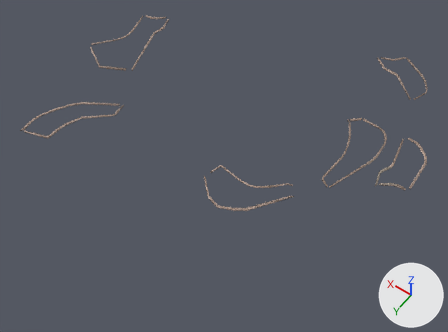
The FBX model Assets/_Graphs/Meshs/Wall/BordureAll.fbx, before and after one commit.
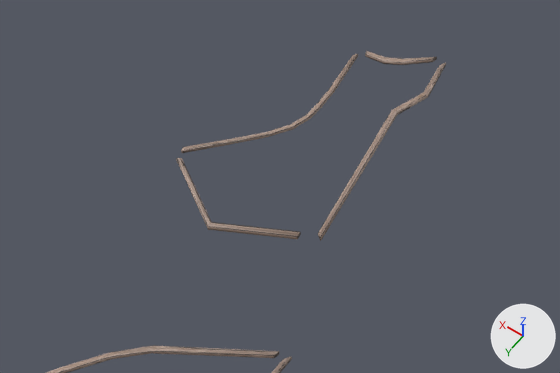
The first picture shows the older version from a 50 mm lens placed at (-46.1, 76.2, 93.9), pointed at (0.2, 11.4, -8.0). The close-ups show both versions on the part from 8% to 45% of the width and 0% to 33% of the height of that picture; other places that the commit changed are outside them. Arrows for +X, +Y and +Z are at lower right; the lights stay in place.

The scene before the commit, as lines of its bpy script (objects in view):
```python
me_mesh_013 = bpy.data.meshes.new('Mesh.013')
me_mesh_013.from_pydata(...)  # 16 vertices, 14 faces; spans x 33.31..37.72, y -11.74..-9.06, z 0.07..0.33
me_mesh_013.materials.append(mat_bordure)  # picture img_defaultmaterial_base_color_png
me_mesh_015 = bpy.data.meshes.new('Mesh.015')
me_mesh_015.from_pydata(...)  # 20 vertices, 18 faces; spans x 28.0..32.6, y -11.7..6.8, z 0.0..0.4
me_mesh_015.materials.append(mat_bordure)  # picture img_defaultmaterial_base_color_png
me_mesh_016 = bpy.data.meshes.new('Mesh.016')
me_mesh_016.from_pydata(...)  # 12 vertices, 10 faces; spans x 29.31..40.86, y 6.22..10.18, z 0.0..0.35
me_mesh_016.materials.append(mat_bordure)  # picture img_defaultmaterial_base_color_png
ob_borduremont01_006 = bpy.data.objects.new('BordureMont01.006', me_mesh_013)
ob_borduremont01_006.location = (0.0, 0.0, 0.0)
ob_borduremont01bis_003 = bpy.data.objects.new('BordureMont01bis.003', me_mesh_015)
ob_borduremont01bis_003.location = (0.0, 0.0, 0.0)
ob_borduremont01bis_004 = bpy.data.objects.new('BordureMont01bis.004', me_mesh_016)
ob_borduremont01bis_004.location = (0.0, 0.0, 0.0)
# also in view: 'BordureMont01.007' at (38.8, -1.6, 0.1); 'BordureMont01' at (29.4, 24.4, 0.2)
```
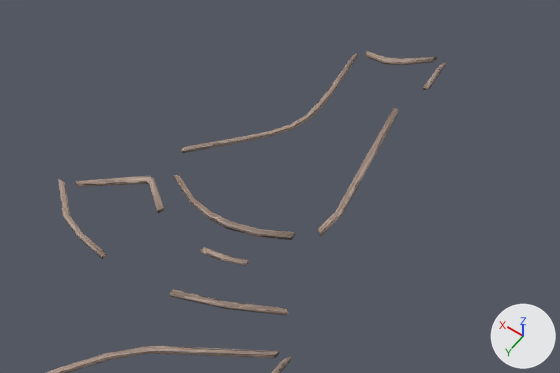
What differs and where, as boxes (x1, y1, x2, y2) in the close-ups (560 x 373 px):
'BordureMont01bis.003', reshaped
    before: (318, 62, 446, 241)
    after: (317, 62, 446, 237)
'BordureMont01bis.004', reshaped (20% shorter)
    before: (176, 158, 301, 239)
    after: (174, 175, 295, 240)
'BordureMont01.002', added (brown)
    after: (170, 289, 289, 316)
'BordureMont01bis.001', added (beige)
    after: (75, 176, 165, 213)
'BordureMont01.001', added (beige)
    after: (58, 179, 107, 259)
'BordureMont01bis.002', added
    after: (200, 247, 249, 266)

What the commit changed:
Material 'Bordure.003' (mat_bordure_003) is new.
Its texture is img_defaultmaterial_base_color_png.
me_mesh_015 is used by ob_borduremont01bis_003; location (0.0, 0.0, 0.0).
me_mesh_015 had 20 vertices, 18 faces and spanned x 28.0..32.6, y -11.7..6.8, z 0.0..0.4.
me_mesh_015 now has 20 vertices, 16 faces and spans x 28.3..32.6, y -11.7..6.5, z 0.0..0.4.
Part 2, on me_mesh_015:
16 vertices are removed from x 28.0..32.3, y -8.9..6.8, z 0.0..0.4.
17 faces are deleted.
16 vertices are added at x 28.3..32.4, y -9.0..6.5, z 0.0..0.4.
15 new faces join them.
me_mesh_016 is used by ob_borduremont01bis_004; location (0.0, 0.0, 0.0).
me_mesh_016 had 12 vertices, 10 faces and spanned x 29.31..40.86, y 6.22..10.18, z 0.0..0.35.
me_mesh_016 now has 24 vertices, 22 faces and spans x 29.57..39.82, y 7.34..9.44, z -0.09..0.35.
me_mesh_016 part 1: the whole mesh is rebuilt.
Mesh me_mesh_025 is new.
It has 12 vertices, 10 faces and spans x 25.43..32.87, y 12.54..15.87, z -0.3..-0.02.
It uses material mat_bordure_003 (picture img_defaultmaterial_base_color_png).
Mesh me_mesh_024 is new.
It has 16 vertices, 14 faces and spans x 38.43..46.0, y 12.28..15.93, z -0.24..0.0.
It uses material mat_bordure_003 (picture img_defaultmaterial_base_color_png).
Mesh me_mesh_026 is new.
It has 12 vertices, 10 faces and spans x 30.64..33.74, y 10.73..11.88, z -0.26..0.0.
It uses material mat_bordure_003 (picture img_defaultmaterial_base_color_png).
Mesh me_mesh_023 is new.
It has 16 vertices, 14 faces and spans x 38.39..44.92, y 8.51..11.95, z -0.35..0.0.
It uses material mat_bordure_003 (picture img_defaultmaterial_base_color_png).
Object 'BordureMont01.002' (ob_borduremont01_002) is new; it shows me_mesh_025.
Its location is (0.0, 0.0, 0.0).
Object 'BordureMont01.001' (ob_borduremont01_001) is new; it shows me_mesh_024.
Its location is (0.0, 0.0, 0.0).
Object 'BordureMont01bis.002' (ob_borduremont01bis_002) is new; it shows me_mesh_026.
Its location is (0.0, 0.0, 0.0).
Object 'BordureMont01bis.001' (ob_borduremont01bis_001) is new; it shows me_mesh_023.
Its location is (0.0, 0.0, 0.0).
